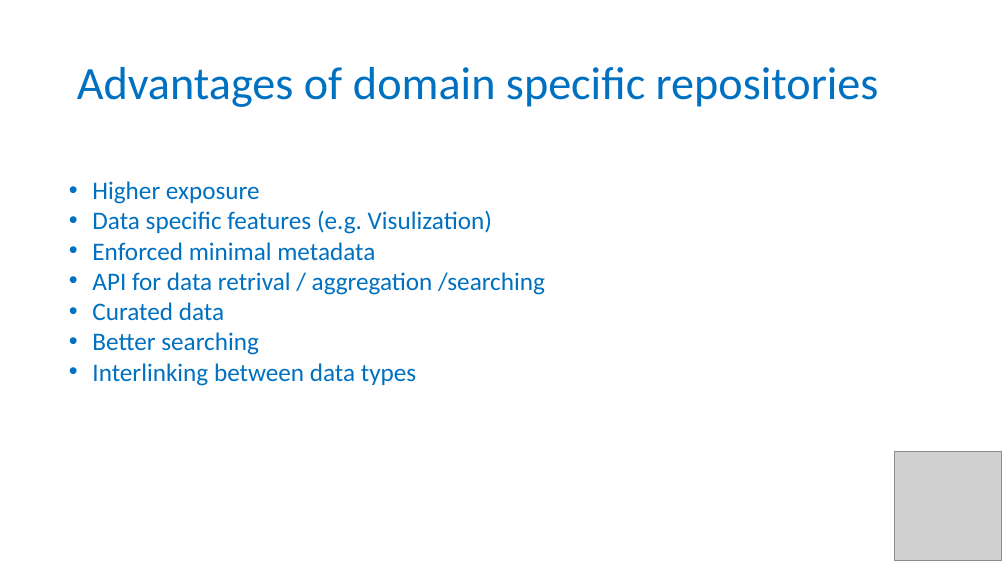
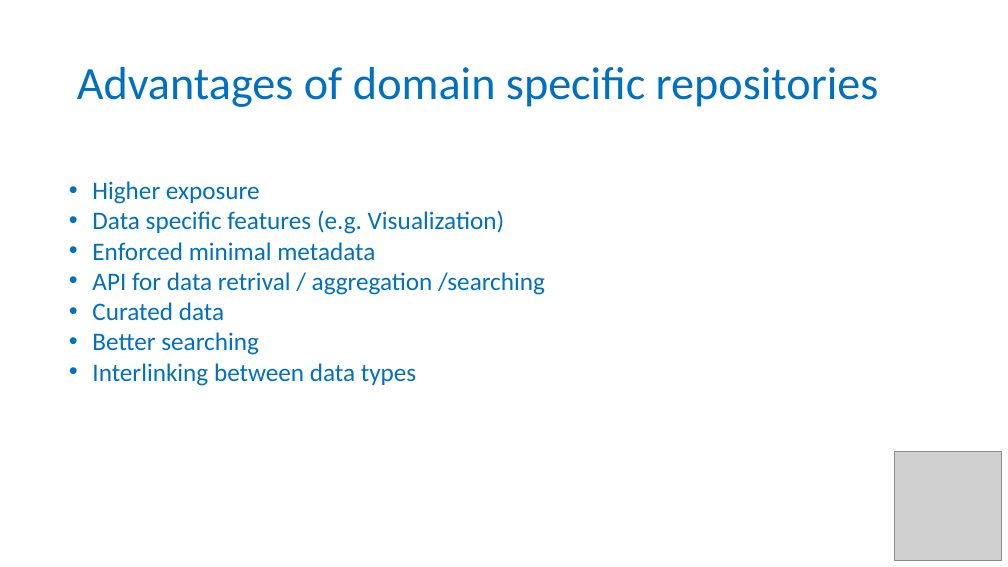
Before and after one commit to tobyhodges/probable-enigma, a slide deck: slide 10 of instructors/04-Public_repositories.pptx. Drawn at 1008x567 pixels with LibreOffice and Linux fonts; fonts in the diff are those of the drawing; grey boxes stand for pictures; background and template pictures are left out. Boxes give left, top, right and bottom in pixels: in the first picture for what was removed or moved away, otherwise in the second. Text is boxed around its words. In the diff, an @@ line names an element or a change of style, - is before the commit and + after.

```diff
--- a/instructors/04-Public_repositories.pptx
+++ b/instructors/04-Public_repositories.pptx
@@ text at bbox=[92, 210, 505, 234]: text changed @@
-• Data specific features (e.g. Visulization)
+• Data specific features (e.g. Visualization)
```
Also in this commit, not shown: 3 other slides changed.
